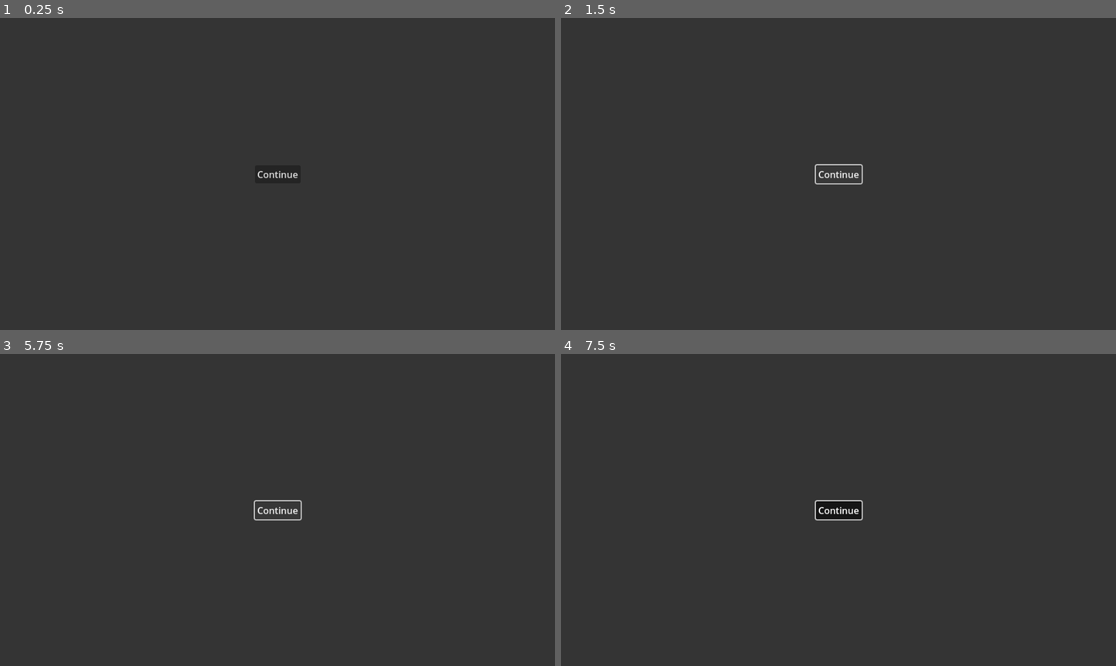
Above: before the commit, frames 1-4 (two rows, left to right).
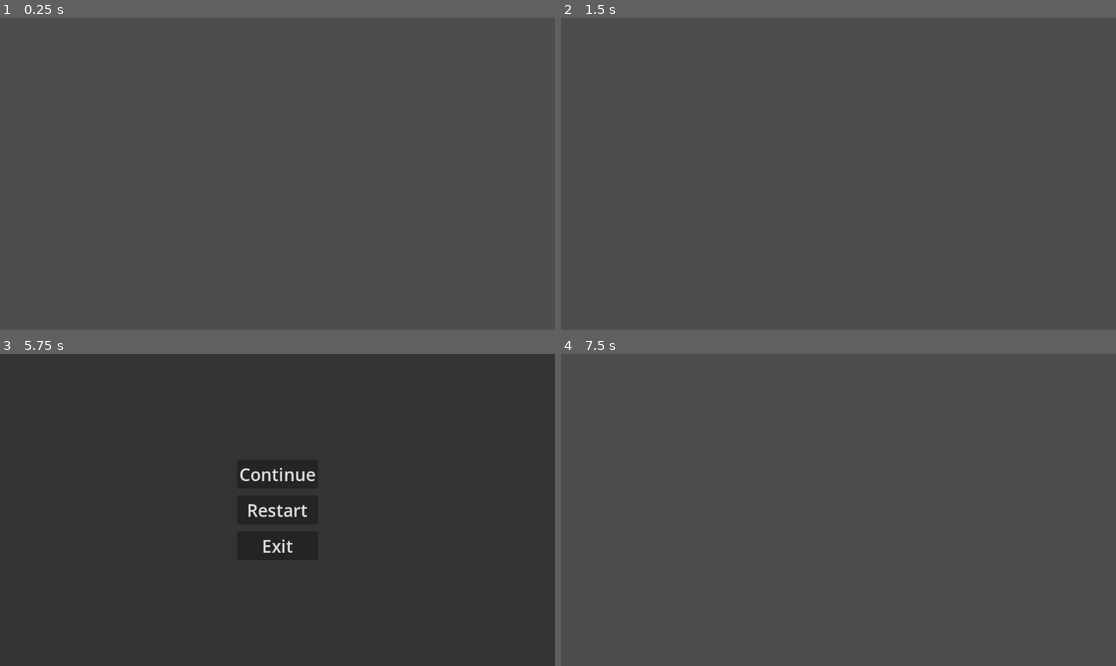
Above: after the commit, the same moments.

Repository: Dawiderter/hack_yeah_2023
Game: Godot game, scene res://scenes/ui/pause.tscn
Same seed, same stepped clock (60 frames per second), same inputs: the game is played once before the commit and once after it. This scene is started directly instead of the project's main scene.
Inputs (mouse positions are in pixels of both pictures, inside the frame that each line leads up to):
- Up to frame 1 (0.25 s): no input
- Up to frame 2 (1.5 s): click (838, 174) at 0.5 s, where only the run before the commit has a clickable "Continue"; click (838, 174) at 1.25 s, where only the run before the commit has a clickable "Continue"
- Up to frame 3 (5.75 s): tap Enter at 2, 3.5, 5 s; hold Right (player_right) 2.03-2.78 s; hold Space (spawn_test) 2.03-2.78 s; hold S (player_down) 2.78-3.53 s; tap Space (spawn_test) at 2.85, 4.35 s; hold Right (player_right) 3.53-4.28 s; hold Space (spawn_test) 3.53-4.28 s; hold W (player_up) 4.28-5.03 s; hold Left (player_left) from 5.03 s (still down); hold Space (spawn_test) from 5.03 s (still down); tap Escape (ui_cancel) at 5.65 s
- Up to frame 4 (7.5 s): release Left (player_left) at 5.75 s; release Space (spawn_test) at 5.75 s; click (838, 510) at 5.75 s, where only the run after the commit has a clickable "Restart"; tap Space (spawn_test) at 6.5, 6.6 s; hold Left (player_left) 6.53-7.28 s; hold S (player_down) from 7.28 s (still down); hold Space (spawn_test) from 7.28 s (still down)

The runs differ from the first frame. In frame 1, 100% of the frame differs, in the area x 0-100%, y 0-100%; in frame 2, 100%; in frame 3, 0.7%; in frame 4, 100%.

Commit message:
Revamp pause

Diff:
--- a/scenes/ui/MainMenu.gd
+++ b/scenes/ui/MainMenu.gd
@@ -12,7 +12,7 @@
 
 
 func _on_start_pressed():
-	get_tree().change_scene_to_file("res://scenes/world/world.tscn")
+	get_tree().change_scene_to_file("res://scenes/player/player.tscn")
 
 func _on_options_pressed():
 	pass # Replace with function body.
--- a/scenes/ui/pause.gd
+++ b/scenes/ui/pause.gd
@@ -1,19 +1,23 @@
 extends Control
 
 
-# Called when the node enters the scene tree for the first time.
+# Called every frame. 'delta' is the elapsed time since the previous frame.
 func _ready():
-	process_mode = Node.PROCESS_MODE_PAUSABLE
+	hide()
 
-
-# Called every frame. 'delta' is the elapsed time since the previous frame.
 func _process(delta):
 	pass
 
-func _on_pause_button_pressed():
-	get_tree().paused = true
-	$pause_popup.show()
+func _input(event):
+	if Input.is_action_pressed("ui_cancel"):
+		get_tree().paused = true
+		show()
 
-func _on_pause_popup_close_pressed():
-	$pause_popup.hide()
+func _on_Enter_button_down():
 	get_tree().paused = false
+	hide()
+
+
+func _on_continue_pressed():
+	get_tree().paused = false
+	hide()
--- a/scenes/ui/pause.tscn
+++ b/scenes/ui/pause.tscn
@@ -1,8 +1,10 @@
-[gd_scene load_steps=2 format=3 uid="uid://xcspfrnsbuxo"]
+[gd_scene load_steps=3 format=3 uid="uid://xcspfrnsbuxo"]
 
 [ext_resource type="Script" path="res://scenes/ui/pause.gd" id="1_68gb1"]
+[ext_resource type="FontFile" uid="uid://uu5dl5mxi8xp" path="res://scenes/font/prstartk.ttf" id="2_uvtek"]
 
 [node name="pause" type="Control"]
+process_mode = 3
 layout_mode = 3
 anchors_preset = 15
 anchor_right = 1.0
@@ -38,7 +40,32 @@
 grow_horizontal = 2
 grow_vertical = 2
 
-[node name="Continue" type="Button" parent="VBoxContainer/ColorRect/CenterContainer"]
+[node name="VBoxContainer" type="VBoxContainer" parent="VBoxContainer/ColorRect/CenterContainer"]
 layout_mode = 2
+theme_override_constants/separation = 12
+
+[node name="Continue" type="Button" parent="VBoxContainer/ColorRect/CenterContainer/VBoxContainer"]
+layout_mode = 2
+theme_override_fonts/font = ExtResource("2_uvtek")
+theme_override_font_sizes/font_size = 30
 text = "Continue"
 icon_alignment = 1
+
+[node name="Restart" type="Button" parent="VBoxContainer/ColorRect/CenterContainer/VBoxContainer"]
+layout_mode = 2
+theme_override_fonts/font = ExtResource("2_uvtek")
+theme_override_font_sizes/font_size = 30
+text = "Restart"
+icon_alignment = 1
+
+[node name="Exit" type="Button" parent="VBoxContainer/ColorRect/CenterContainer/VBoxContainer"]
+layout_mode = 2
+theme_override_fonts/font = ExtResource("2_uvtek")
+theme_override_font_sizes/font_size = 30
+text = "Exit
+"
+icon_alignment = 1
+
+[connection signal="pressed" from="VBoxContainer/ColorRect/CenterContainer/VBoxContainer/Continue" to="." method="_on_continue_pressed"]
+[connection signal="pressed" from="VBoxContainer/ColorRect/CenterContainer/VBoxContainer/Restart" to="." method="_on_continue_pressed"]
+[connection signal="pressed" from="VBoxContainer/ColorRect/CenterContainer/VBoxContainer/Exit" to="." method="_on_continue_pressed"]
